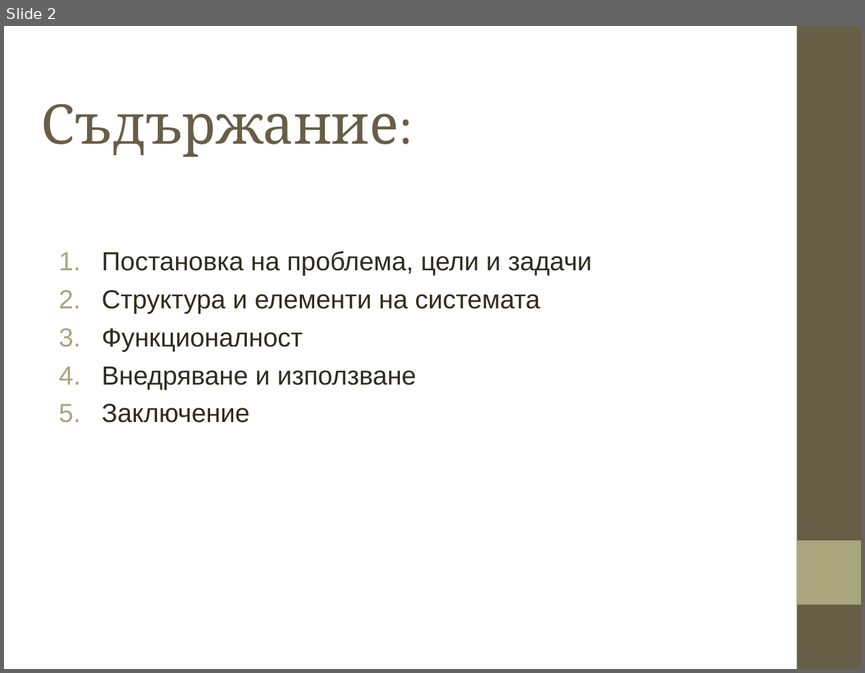
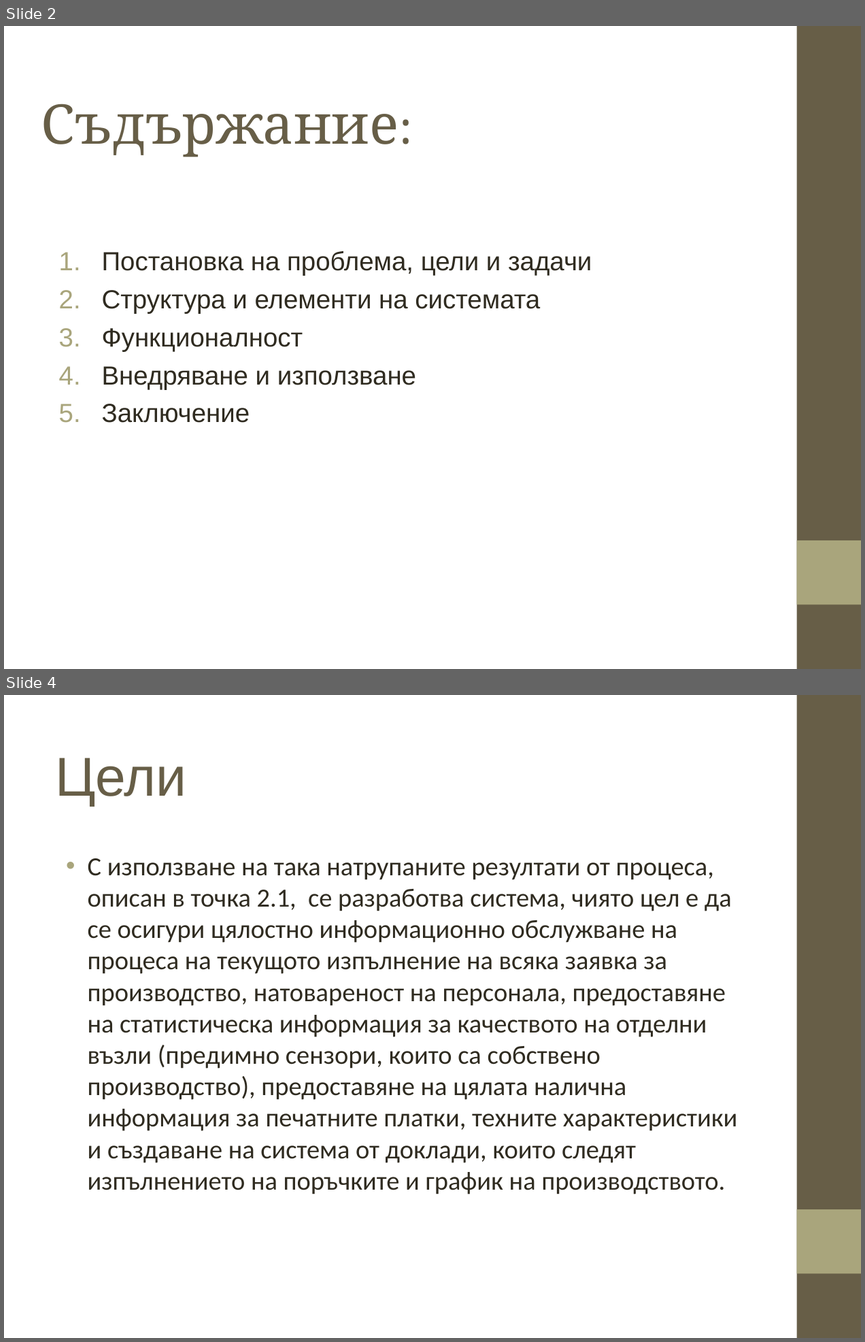
Before and after one commit to parbov/BSc_Dipl, a slide deck: documentation/presentation_Petko.ppt. Shown one above the other, each under a label of ours: slide 2 before the commit, slides 2 and 4 after it; the slides between them are not shown. The pictures are 865x673 and 865x1342 pixels, drawn with LibreOffice and Linux fonts; fonts in the diff are those of the drawing; background and template pictures are left out. Boxes give left, top, right and bottom in pixels: in the first picture for what was removed or moved away, otherwise in the second. Text is boxed around its words. In the diff, an @@ line names an element or a change of style, - is before the commit and + after.

```diff
--- a/documentation/presentation_Petko.ppt
+++ b/documentation/presentation_Petko.ppt
@@ slide 4 added at [4,695,861,1338], background picture (left out); not listed: 2 template elements that a slide beside it also shows @@
@@ title added at [55,758,186,806], 46 pt, text #675E47 @@
+Цели
@@ text added at [88,858,738,1194], 22 pt, text #2F2B20 @@
+• С използване на така натрупаните резултати от процеса, описан в точка 2.1, се разработва система, чиято цел е да се осигури цялостно информационно обслужване на процеса на текущото изпълнение на всяка заявка за производство, натовареност на персонала, предоставяне на статистическа информация за качеството на отделни възли (предимно сензори, които са собствено производство), предоставяне на цялата налична информация за печатните платки, техните характеристики и създаване на система от доклади, които следят изпълнението на поръчките и график на производството.
```
Also in this commit, not shown: 6 slides changed, 6 other slides added, 5 slides removed.
